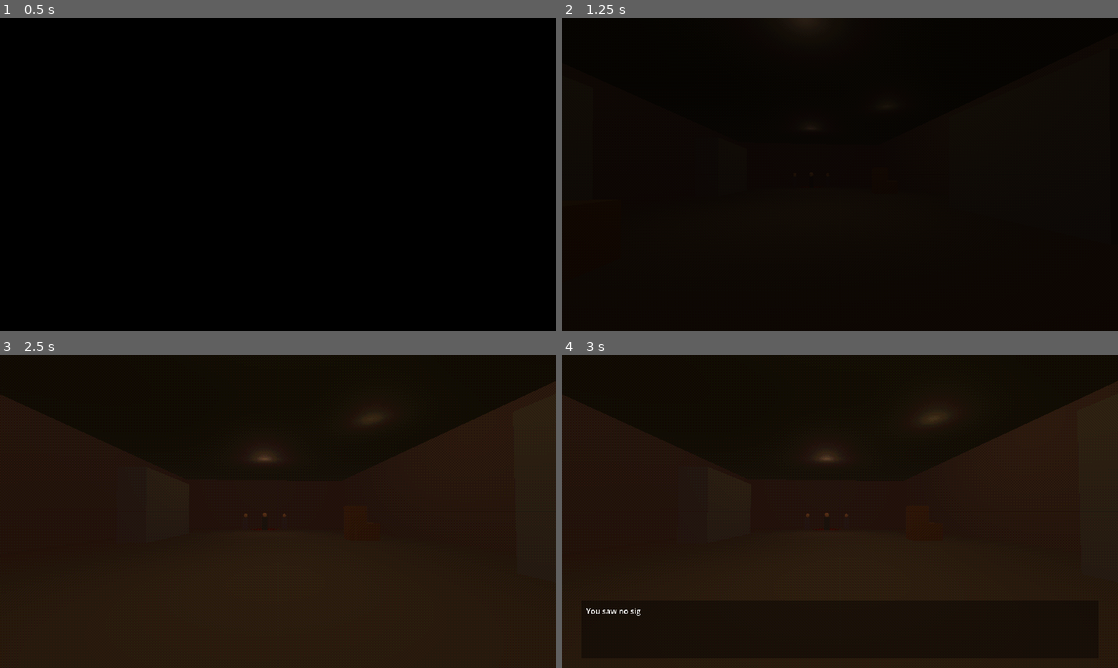
Above: before the commit, frames 1-4 (two rows, left to right).
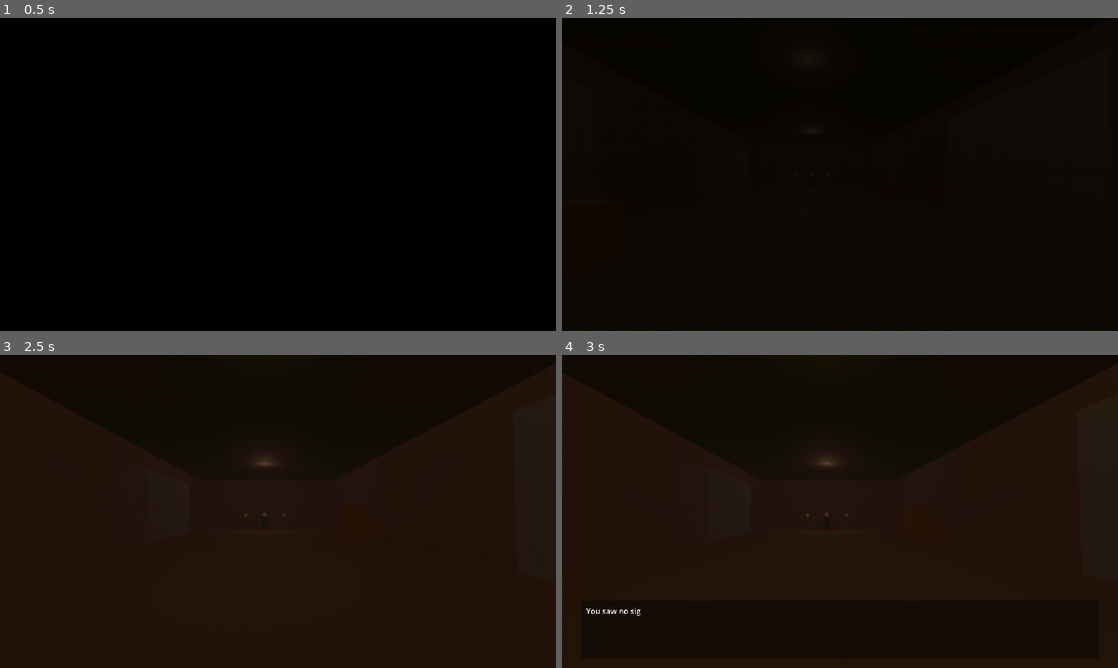
Above: after the commit, the same moments.

Repository: qweliant/healthcare-horror
Game: Godot game, scene res://scenes/job1_warehouse/warehouse.tscn
Two runs of this game, one before a commit and one after it. Both use one fixed random seed, a clock stepped at 60 frames per second and the inputs below. This scene is started directly instead of the project's main scene.
Inputs (mouse positions are in pixels of both pictures, inside the frame that each line leads up to):
- Up to frame 1 (0.5 s): no input
- Up to frame 2 (1.25 s): tap Enter at 0.5 s; move the mouse to (867, 174) at 0.52 s; hold W (move_forward) from 0.53 s (still down); hold Space (advance_dialogue) from 0.53 s (still down)
- Up to frame 3 (2.5 s): keep holding W (move_forward); move the mouse to (250, 511) at 1.27 s; release Space (advance_dialogue) at 1.28 s; tap E (interact) at 1.35 s; tap Enter at 2 s; move the mouse to (289, 505) at 2.02 s; hold Space (advance_dialogue) from 2.03 s (still down)
- Up to frame 4 (3 s): keep holding W (move_forward); move the mouse to (834, 517) at 2.77 s; release Space (advance_dialogue) at 2.78 s; tap E (interact) at 2.85 s

Frame 1 is identical in both runs. In frame 2, 0.1% of the frame differs, in the area x 40-47%, y 0-4%; in frame 3, 0.1%; in frame 4, 0.2%, in the area x 46-70%, y 17-36%.

Commit message:
moved items, brighted job 2 slightly

Diff:
--- a/scenes/job1_warehouse/warehouse.tscn
+++ b/scenes/job1_warehouse/warehouse.tscn
@@ -76,21 +76,21 @@
 environment = SubResource("Environment_wh")
 
 [node name="MainLight" type="OmniLight3D" parent="." unique_id=577429250]
-transform = Transform3D(1, 0, 0, 0, 1, 0, 0, 0, 1, 0, 5.5, -8)
+transform = Transform3D(1, 0, 0, 0, 1, 0, 0, 0, 1, 0, 5.5, -1.8558064)
 light_color = Color(0.8, 0.6, 0.4, 1)
 light_energy = 2.2
 omni_range = 22.0
 omni_attenuation = 1.2
 
 [node name="BackLight" type="OmniLight3D" parent="." unique_id=1096470165]
-transform = Transform3D(1, 0, 0, 0, 1, 0, 0, 0, 1, 0, 5.5, -22)
+transform = Transform3D(1, 0, 0, 0, 1, 0, 0, 0, 1, 0, 5.5, -23.515007)
 light_color = Color(0.7, 0.5, 0.35, 1)
 light_energy = 1.9
 omni_range = 20.0
 omni_attenuation = 1.2
 
 [node name="FlickerLight" type="OmniLight3D" parent="." unique_id=22281386]
-transform = Transform3D(1, 0, 0, 0, 1, 0, 0, 0, 1, 5, 5.5, -15)
+transform = Transform3D(1, 0, 0, 0, 1, 0, 0, 0, 1, 0.03414154, 5.5, -10.132448)
 light_color = Color(0.85, 0.65, 0.4, 1)
 light_energy = 2.0
 omni_range = 18.0
@@ -99,6 +99,7 @@
 [node name="Floor" type="StaticBody3D" parent="." unique_id=1509561658]
 
 [node name="FloorCollision" type="CollisionShape3D" parent="Floor" unique_id=1762456801]
+transform = Transform3D(1, 0, 0, 0, 1, 0, 0, 0, 1, 0, 0, -6.1598043)
 shape = SubResource("WorldBoundaryShape3D_wh_floor")
 
 [node name="FloorMesh" type="CSGBox3D" parent="Floor" unique_id=30272274]
@@ -112,15 +113,15 @@
 material = SubResource("StandardMaterial3D_wh_ceiling")
 
 [node name="WallLeft" type="CSGBox3D" parent="." unique_id=420309940]
-transform = Transform3D(1, 0, 0, 0, 1, 0, 0, 0, 1, -10, 3, -14)
+transform = Transform3D(1, 0, 0, 0, 1, 0, 0, 0, 1, -8.474178, 3, -14)
 use_collision = true
 size = Vector3(0.3, 6, 36)
 material = SubResource("StandardMaterial3D_wh_wall")
 
 [node name="WallRight" type="CSGBox3D" parent="." unique_id=881443819]
-transform = Transform3D(1, 0, 0, 0, 1, 0, 0, 0, 1, 10, 3, -14)
-use_collision = true
-size = Vector3(0.3, 6, 36)
+transform = Transform3D(1, 0, 0, 0, 1, 0, 0, 0, 1, 8.869766, 1024.4243, -14)
+use_collision = true
+size = Vector3(0.3, 2048.8486, 36)
 material = SubResource("StandardMaterial3D_wh_wall")
 
 [node name="WallBack" type="CSGBox3D" parent="." unique_id=963500759]
--- a/scenes/job2/job2.tscn
+++ b/scenes/job2/job2.tscn
@@ -94,12 +94,19 @@
 [node name="BackLight" type="OmniLight3D" parent="." unique_id=564802716]
 transform = Transform3D(1, 0, 0, 0, 1, 0, 0, 0, 1, 0, 5.5, -22)
 light_color = Color(0.35, 0.4, 0.55, 1)
-light_energy = 1.5
+light_energy = 1.9
 omni_range = 20.0
 omni_attenuation = 1.2
 
 [node name="FlickerLight" type="OmniLight3D" parent="." unique_id=1536347010]
 transform = Transform3D(1, 0, 0, 0, 1, 0, 0, 0, 1, 5, 5.5, -15)
+light_color = Color(0.5, 0.55, 0.7, 1)
+light_energy = 2.0
+omni_range = 18.0
+omni_attenuation = 1.2
+
+[node name="FlickerLight2" type="OmniLight3D" parent="." unique_id=1991930945]
+transform = Transform3D(1, 0, 0, 0, 1, 0, 0, 0, 1, -5.3736343, 5.5, -15)
 light_color = Color(0.5, 0.55, 0.7, 1)
 light_energy = 1.6
 omni_range = 18.0
@@ -151,15 +158,15 @@
 material = SubResource("StandardMaterial3D_shelf")
 
 [node name="ShelfL2" type="CSGBox3D" parent="." unique_id=261378581]
-transform = Transform3D(1, 0, 0, 0, 1, 0, 0, 0, 1, -7, 2, -20)
+transform = Transform3D(1, 0, 0, 0, 1, 0, 0, 0, 1, -7, 2, -13.540945)
 use_collision = true
 size = Vector3(1.5, 4, 6)
 material = SubResource("StandardMaterial3D_shelf")
 
 [node name="ShelfR1" type="CSGBox3D" parent="." unique_id=1534048873]
-transform = Transform3D(1, 0, 0, 0, 1, 0, 0, 0, 1, 7, 2, -8)
-use_collision = true
-size = Vector3(1.5, 4, 5)
+transform = Transform3D(1, 0, 0, 0, 1, 0, 0, 0, 1, 7, 2, -9.462813)
+use_collision = true
+size = Vector3(1.5, 4, 6.849121)
 material = SubResource("StandardMaterial3D_shelf")
 
 [node name="Crate1" type="CSGBox3D" parent="." unique_id=1097490824]
@@ -174,13 +181,13 @@
 material = SubResource("StandardMaterial3D_crate")
 
 [node name="Crate3" type="CSGBox3D" parent="." unique_id=1346462417]
-transform = Transform3D(1, 0, 0, 0, 1, 0, 0, 0, 1, 6, 0.5, -18)
+transform = Transform3D(1, 0, 0, 0, 1, 0, 0, 0, 1, 4.9724197, 0.5, -12.421723)
 use_collision = true
 size = Vector3(1.4, 1, 1.4)
 material = SubResource("StandardMaterial3D_crate")
 
 [node name="CrateStack" type="CSGBox3D" parent="." unique_id=2124518149]
-transform = Transform3D(1, 0, 0, 0, 1, 0, 0, 0, 1, 5.5, 1, -18)
+transform = Transform3D(1, 0, 0, 0, 1, 0, 0, 0, 1, 4.4724197, 1, -12.421723)
 use_collision = true
 size = Vector3(1, 2, 1)
 material = SubResource("StandardMaterial3D_crate")
@@ -193,16 +200,16 @@
 prompt_text = "[E] Talk to cultist"
 
 [node name="Cultist1Collision" type="CollisionShape3D" parent="Cultist1" unique_id=980831187]
-transform = Transform3D(1, 0, 0, 0, 1, 0, 0, 0, 1, 0, 0.8, 0)
+transform = Transform3D(1, 0, 0, 0, 1, 0, 0, 0, 1, 0, 0.8, 1.419035)
 shape = SubResource("BoxShape3D_npc")
 
 [node name="Cultist1Body" type="CSGBox3D" parent="Cultist1" unique_id=798263465]
-transform = Transform3D(1, 0, 0, 0, 1, 0, 0, 0, 1, 0, 0.7, 0)
+transform = Transform3D(1, 0, 0, 0, 1, 0, 0, 0, 1, 0, 0.7, 1.419035)
 size = Vector3(0.5, 1.2, 0.4)
 material = SubResource("StandardMaterial3D_npc_body")
 
 [node name="Cultist1Head" type="CSGSphere3D" parent="Cultist1" unique_id=1279448928]
-transform = Transform3D(1, 0, 0, 0, 1, 0, 0, 0, 1, 0, 1.5, 0)
+transform = Transform3D(1, 0, 0, 0, 1, 0, 0, 0, 1, 0, 1.5, 1.419035)
 radius = 0.2
 material = SubResource("StandardMaterial3D_npc_head")
 
@@ -214,16 +221,16 @@
 prompt_text = "[E] Talk to cultist"
 
 [node name="Cultist2Collision" type="CollisionShape3D" parent="Cultist2" unique_id=1389627195]
-transform = Transform3D(1, 0, 0, 0, 1, 0, 0, 0, 1, 0, 0.8, 0)
+transform = Transform3D(1, 0, 0, 0, 1, 0, 0, 0, 1, 0, 0.8, 1.419035)
 shape = SubResource("BoxShape3D_npc")
 
 [node name="Cultist2Body" type="CSGBox3D" parent="Cultist2" unique_id=1277242616]
-transform = Transform3D(1, 0, 0, 0, 1, 0, 0, 0, 1, 0, 0.7, 0)
+transform = Transform3D(1, 0, 0, 0, 1, 0, 0, 0, 1, 0, 0.7, 1.419035)
 size = Vector3(0.5, 1.2, 0.4)
 material = SubResource("StandardMaterial3D_npc_body")
 
 [node name="Cultist2Head" type="CSGSphere3D" parent="Cultist2" unique_id=884975452]
-transform = Transform3D(1, 0, 0, 0, 1, 0, 0, 0, 1, 0, 1.5, 0)
+transform = Transform3D(1, 0, 0, 0, 1, 0, 0, 0, 1, 0, 1.5, 1.419035)
 radius = 0.2
 material = SubResource("StandardMaterial3D_npc_head")
 
@@ -252,14 +259,14 @@
 script = ExtResource("5_ritual")
 
 [node name="Sigil" type="CSGCylinder3D" parent="RitualSequence" unique_id=601458789]
-transform = Transform3D(1, 0, 0, 0, 1, 0, 0, 0, 1, 0, 0.02, 0)
+transform = Transform3D(1, 0, 0, 0, 1, 0, 0, 0, 1, 0, 0.02, 1.419035)
 radius = 2.8
 height = 0.02
 sides = 48
 material = SubResource("StandardMaterial3D_sigil_emit")
 
 [node name="SigilLight" type="OmniLight3D" parent="RitualSequence" unique_id=1910649509]
-transform = Transform3D(1, 0, 0, 0, 1, 0, 0, 0, 1, 0, 0.5, 0)
+transform = Transform3D(1, 0, 0, 0, 1, 0, 0, 0, 1, 0, 0.5, 1.419035)
 light_color = Color(0.8, 0.1, 0.1, 1)
 light_energy = 0.0
 omni_range = 10.0
@@ -269,7 +276,7 @@
 script = ExtResource("6_ritual_int")
 
 [node name="TriggerCollision" type="CollisionShape3D" parent="RitualSequence/RitualTrigger" unique_id=1495921310]
-transform = Transform3D(1, 0, 0, 0, 1, 0, 0, 0, 1, 0, 0.25, 0)
+transform = Transform3D(1, 0, 0, 0, 1, 0, 0, 0, 1, 0, 0.25, 1.419035)
 shape = SubResource("BoxShape3D_ritual")
 
 [node name="EscapeDoor" type="StaticBody3D" parent="." unique_id=661731319]
